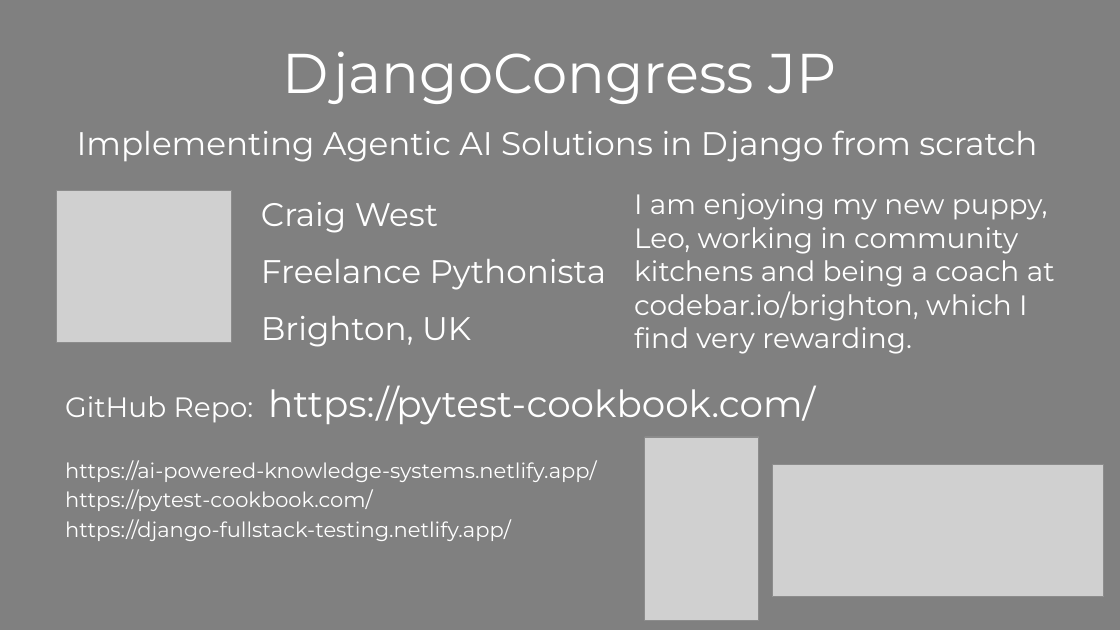
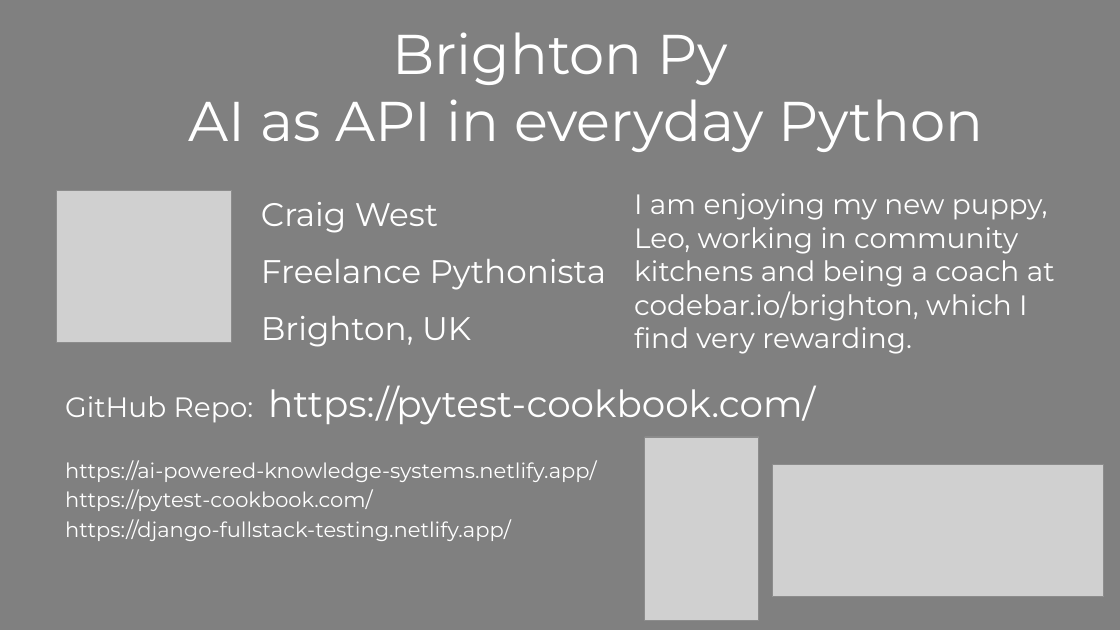
Before and after one commit to Python-Test-Engineer/btnpy, a slide deck: slide 1 of ai-agents.pptx. Drawn at 1120x630 pixels with LibreOffice and Linux fonts; fonts in the diff are those of the drawing; grey boxes stand for pictures. Boxes give left, top, right and bottom in pixels: in the first picture for what was removed or moved away, otherwise in the second. Text is boxed around its words. In the diff, an @@ line names an element or a change of style, - is before the commit and + after.

```diff
--- a/ai-agents.pptx
+++ b/ai-agents.pptx
@@ text at (392,32,727,85): text changed @@
-DjangoCongress JP
+Brighton Py
@@ text at (188,99,984,152): text changed; size 28 to 48 pt @@
-Implementing Agentic AI Solutions in Django from scratch
+AI as API in everyday Python
```
Also in this commit, not shown: 3 other files.
